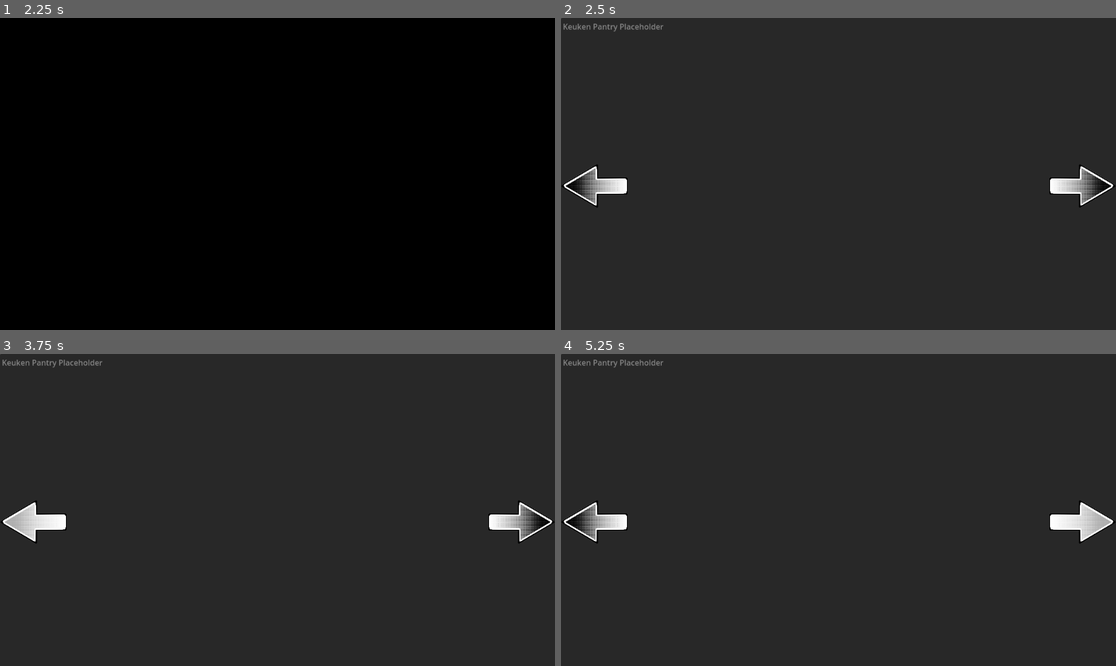
Above: before the commit, frames 1-4 (two rows, left to right).
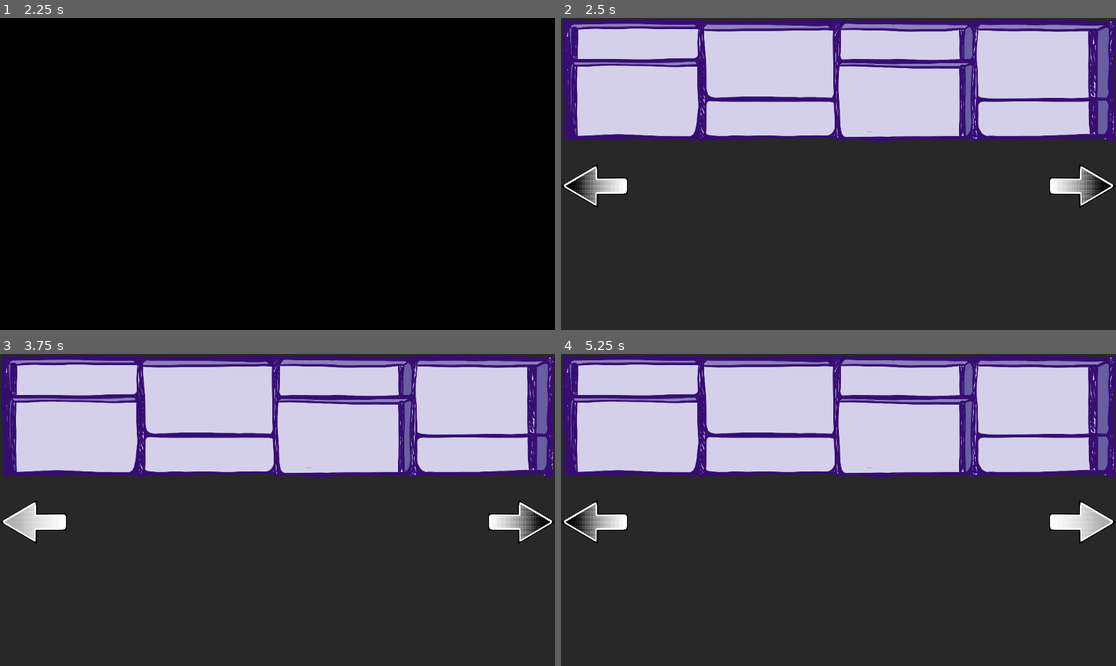
Above: after the commit, the same moments.

Repository: authenticBloodshed/gOATmeal
Game: Godot game, scene res://MainMenu.tscn
Two runs of this game, one before a commit and one after it. Both use one fixed random seed, a clock stepped at 60 frames per second and the inputs below.
Inputs (mouse positions are in pixels of both pictures, inside the frame that each line leads up to):
- Up to frame 1 (2.25 s): click "START" at 0.5 s; click "START" at 1.25 s; click "START" at 2 s
- Up to frame 2 (2.5 s): no input
- Up to frame 3 (3.75 s): click (521, 522) at 2.75 s; click (33, 516) at 3.5 s
- Up to frame 4 (5.25 s): click (594, 522) at 4.25 s; click (1054, 519) at 5 s

Frame 1 is identical in both runs. In frame 2, 38% of the frame differs, in the area x 0-100%, y 0-40%; in frame 3, 38%; in frame 4, 38%.

Commit message:
Added cabinet

Diff:
--- a/game.tscn
+++ b/game.tscn
@@ -9,6 +9,7 @@
 [ext_resource type="Texture2D" uid="uid://bu3bijha23vjn" path="res://ArrowClick.png" id="6_lbjtf"]
 [ext_resource type="Texture2D" uid="uid://dgy2dputb4r37" path="res://ArrowHover.png" id="7_xh6vo"]
 [ext_resource type="PackedScene" uid="uid://cymwnfrhohpeu" path="res://NewNotebook.tscn" id="9_14vmo"]
+[ext_resource type="Texture2D" uid="uid://c6oc3cl7ri1ks" path="res://cabinet.png" id="10_sldwx"]
 
 [node name="Game" type="Node2D"]
 script = ExtResource("1_ottce")
@@ -73,6 +74,11 @@
 [node name="NotebookManager" parent="." instance=ExtResource("9_14vmo")]
 visible = false
 
+[node name="Cabinet" type="Sprite2D" parent="."]
+position = Vector2(576, 141)
+scale = Vector2(0.38275, 0.38275)
+texture = ExtResource("10_sldwx")
+
 [connection signal="pressed" from="CloseButton" to="." method="_on_close_button_pressed"]
 [connection signal="pressed" from="CloseButton" to="Breakfast" method="_on_close_button_pressed"]
 [connection signal="pressed" from="CloseButton" to="CloseButton" method="_on_pressed"]
Binary file added: cabinet.png
Not shown, added: cabinet.png.import
Not shown: 1 places in game.tscn that only renumber resources
